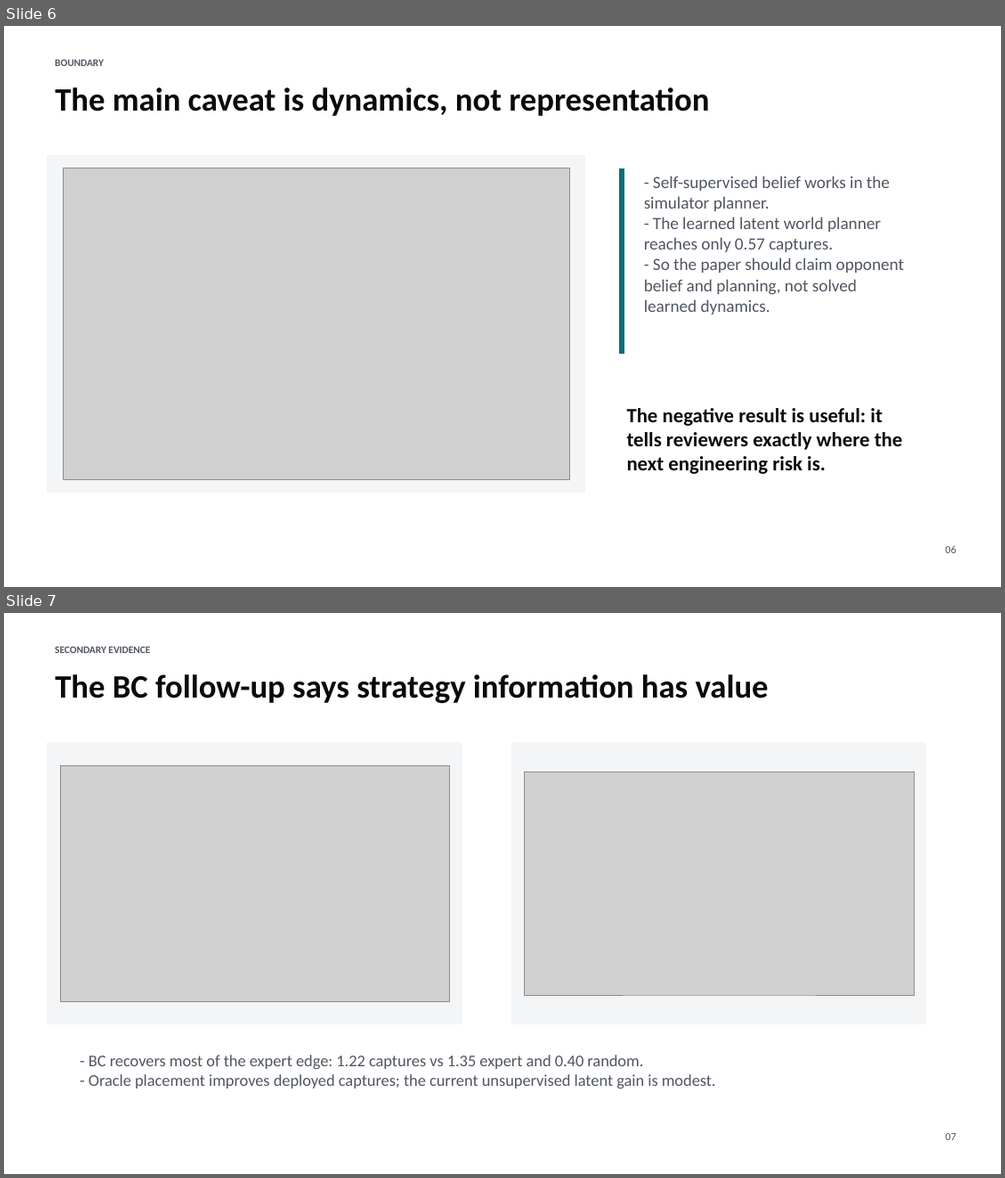
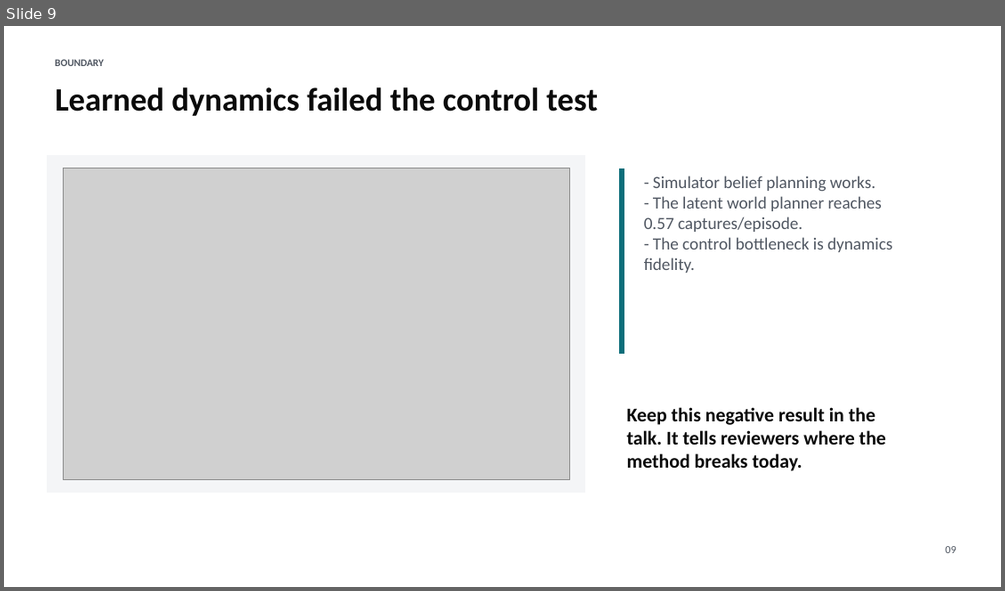
Before and after one commit to rlogger/marl-opp-aware, a slide deck: marl_opp_aware_results.pptx. Shown one above the other, each under a label of ours: slides 6 and 7 before the commit, slide 9 after it. The pictures are 1005x1178 and 1005x591 pixels, drawn with LibreOffice and Linux fonts; fonts in the diff are those of the drawing; grey boxes stand for pictures. Boxes give left, top, right and bottom in pixels: in the first picture for what was removed or moved away, otherwise in the second. Text is boxed around its words. In the diff, an @@ line names an element or a change of style, - is before the commit and + after.

```diff
--- a/marl_opp_aware_results.pptx
+++ b/marl_opp_aware_results.pptx
@@ slide 7 removed at (x1=4, y1=613, x2=1001, y2=1174), background #FFFFFF @@
@@ text removed at (x1=55, y1=646, x2=150, y2=653) @@
-SECONDARY EVIDENCE
@@ text removed at (x1=55, y1=674, x2=769, y2=704) @@
-The BC follow-up says strategy information has value
@@ rectangle removed at (x1=48, y1=742, x2=461, y2=1024) @@
@@ rectangle removed at (x1=512, y1=742, x2=926, y2=1024) @@
@@ picture removed at (x1=60, y1=765, x2=450, y2=1001) @@
@@ picture removed at (x1=525, y1=771, x2=914, y2=995) @@
@@ text removed at (x1=89, y1=1054, x2=716, y2=1088) @@
-- BC recovers most of the expert edge: 1.22 captures vs 1.35 expert and 0.40 random.
-- Oracle placement improves deployed captures; the current unsupervised latent gain is modest.
@@ text removed at (x1=945, y1=1133, x2=955, y2=1140) @@
-07
@@ what was slide 6 is now slide 9 @@
@@ slide 9 changed as well @@
@@ text at (x1=55, y1=87, x2=598, y2=116): text changed @@
-The main caveat is dynamics, not representation
+Learned dynamics failed the control test
@@ text at (x1=644, y1=176, x2=892, y2=273): text changed @@
-- Self-supervised belief works in the simulator planner.
-- The learned latent world planner reaches only 0.57 captures.
-- So the paper should claim opponent belief and planning, not solved learned dynamics.
+- Simulator belief planning works.
+- The latent world planner reaches 0.57 captures/episode.
+- The control bottleneck is dynamics fidelity.
@@ text at (x1=627, y1=407, x2=886, y2=471): text changed; size 19.5 to 18.8 pt @@
-The negative result is useful: it tells reviewers exactly where the next engineering risk is.
+Keep this negative result in the talk. It tells reviewers where the method breaks today.
@@ text at (x1=945, y1=546, x2=955, y2=553): text changed @@
-06
+09
```
Also in this commit, not shown: 3 other slides changed, 9 slides added, 3 other slides removed, 4 other files.
